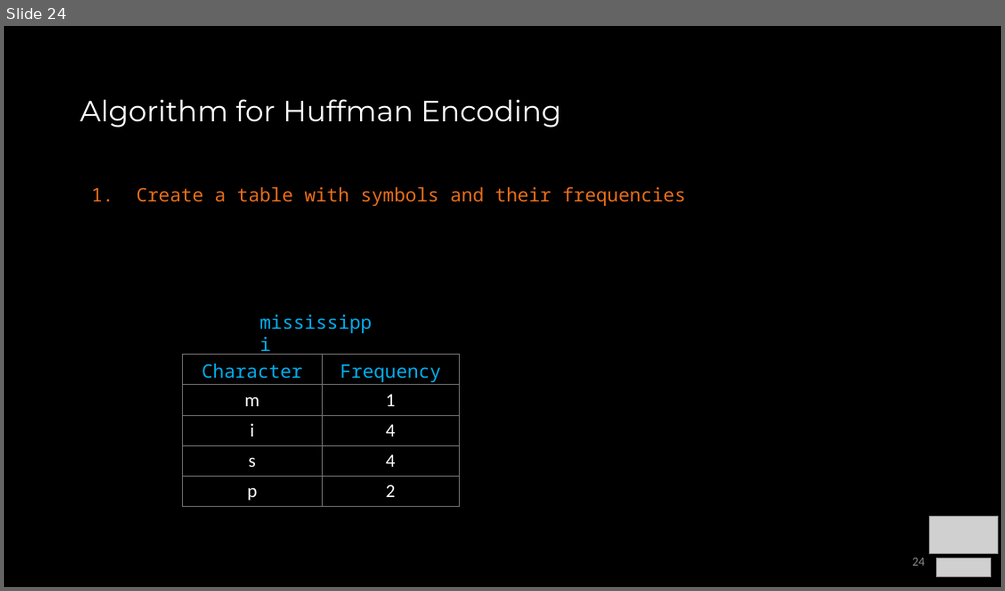
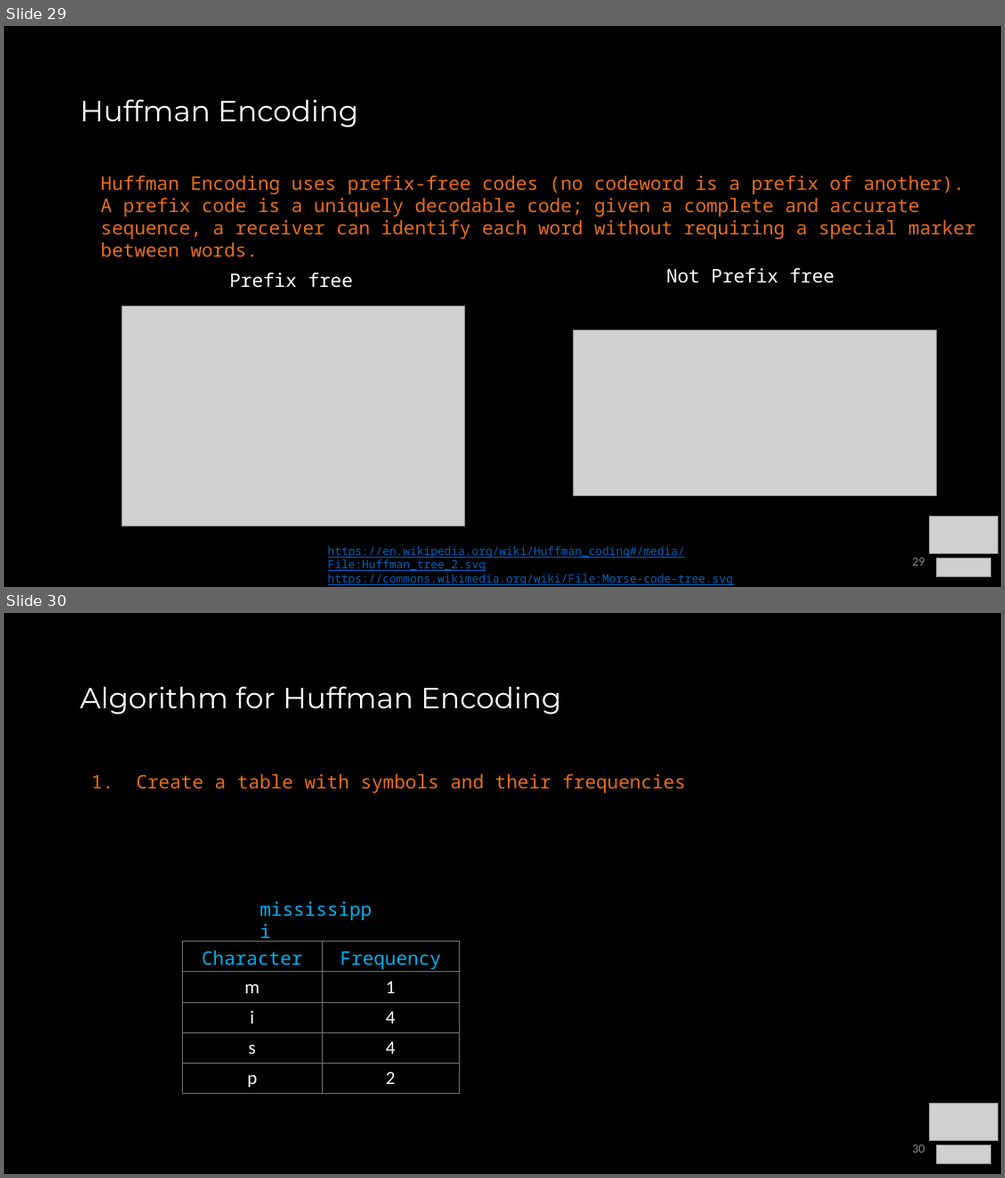
Before and after one commit to COP3530/Instructional-Content, a slide deck: Slides/Slides-PPT/9 - Algorithm Paradigms.pptx. Shown one above the other, each under a label of ours: slide 24 before the commit, slides 29 and 30 after it. The pictures are 1005x591 and 1005x1178 pixels, drawn with LibreOffice and Linux fonts; fonts in the diff are those of the drawing; grey boxes stand for pictures. Boxes give left, top, right and bottom in pixels: in the first picture for what was removed or moved away, otherwise in the second. Text is boxed around its words. In the diff, an @@ line names an element or a change of style, - is before the commit and + after.

```diff
--- a/Slides/Slides-PPT/9 - Algorithm Paradigms.pptx
+++ b/Slides/Slides-PPT/9 - Algorithm Paradigms.pptx
@@ slide 29 added at (4, 26, 1001, 587), background #000000 @@
@@ title added at (80, 99, 358, 127), 28 pt, text #FFFFFF @@
+Huffman Encoding
@@ text added at (101, 176, 976, 257), 18 pt, text #EB6E19 @@
+Huffman Encoding uses prefix-free codes (no codeword is a prefix of another). A prefix code is a uniquely decodable code; given a complete and accurate sequence, a receiver can identify each word without requiring a special marker between words.
@@ text added at (229, 273, 353, 288), 18 pt, text #FFFFFF @@
+Prefix free
@@ text added at (666, 268, 834, 283), 18 pt, text #FFFFFF @@
+Not Prefix free
@@ picture added at (122, 305, 464, 525) @@
@@ picture added at (573, 330, 937, 496) @@
@@ picture added at (930, 516, 998, 554) @@
@@ text added at (328, 546, 733, 585), 11 pt, text #0563C1, underline @@
+https://en.wikipedia.org/wiki/Huffman_coding#/media/File:Huffman_tree_2.svg
+https://commons.wikimedia.org/wiki/File:Morse-code-tree.svg
@@ page number added at (912, 557, 924, 565), 12 pt, text #8C8C8C @@
+29
@@ picture added at (937, 557, 991, 577) @@
@@ what was slide 24 is now slide 30 @@
@@ page number at (912, 1144, 924, 1152): text changed @@
-24
+30
```
Also in this commit, not shown: 14 slides changed, 51 other slides added, 8 other files.
